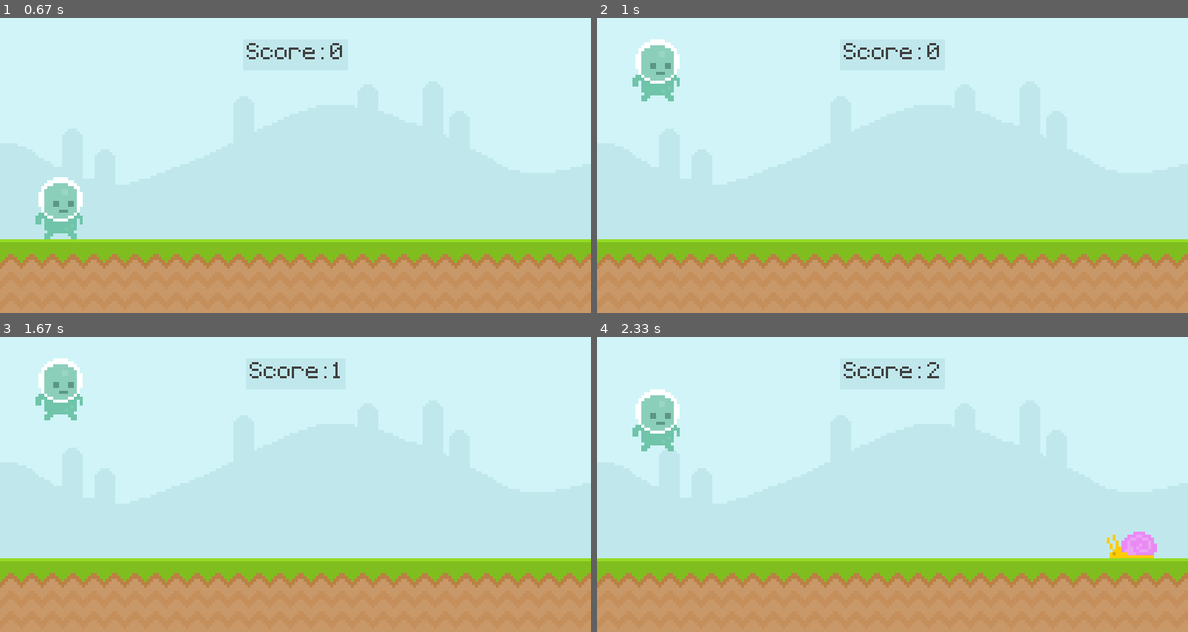
Above: before the commit, frames 1-4 (two rows, left to right).
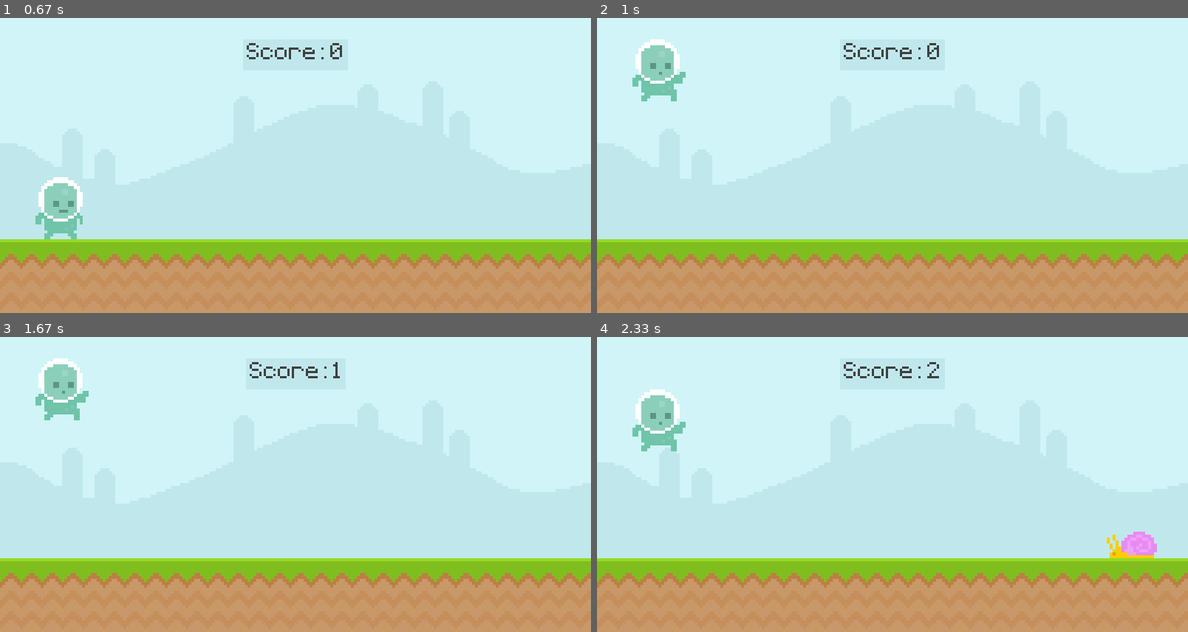
Above: after the commit, the same moments.

Repository: juliettetripier/Pygame-Practice-1
Game: pygame game, started from code/main.py
Same seed, same stepped clock (60 frames per second), same inputs: the game is played once before the commit and once after it.
Inputs (mouse positions are in pixels of both pictures, inside the frame that each line leads up to):
- Up to frame 1 (0.67 s): tap Space at 0.33 s
- Up to frame 2 (1 s): click (656, 206) at 0.72 s
- Up to frame 3 (1.67 s): click (384, 381) at 1.05 s; click (59, 525) at 1.38 s
- Up to frame 4 (2.33 s): tap Space at 2.17 s

Frame 1 is identical in both runs. In frame 2, 0.1% of the frame differs, in the area x 10-15%, y 18-29%; in frame 3, 0.1%; in frame 4, 0.1%.

Commit message:
Added player animations

Diff:
--- a/code/main.py
+++ b/code/main.py
@@ -1,6 +1,7 @@
-import pygame, sys
+import pygame
+import sys
 from random import randint
-from settings import *
+from settings import width, height, fps
 
 
 class Game:
@@ -33,6 +34,17 @@
                     return False
         return True
 
+    def player_animation(self):
+        # play walking animation if character is on floor
+        # display jump surface when player is not on floor
+        if self.player_rect.bottom < 300:
+            self.player_surface = self.player_jump
+        else:
+            self.player_index += 0.1
+            if self.player_index >= len(self.player_walk):
+                self.player_index = 0
+            self.player_surface = self.player_walk[int(self.player_index)]
+
     def __init__(self):
 
         pygame.init() #starts pygame
@@ -54,12 +66,30 @@
         self.ground_surface = pygame.image.load('../graphics/ground.png').convert()
 
         # Obstacles
-        self.snail_surface = pygame.image.load('../graphics/snail/snail1.png').convert_alpha()
-        self.fly_surface = pygame.image.load('../graphics/fly/fly1.png').convert_alpha()
+        # Snail
+        self.snail_frame_1 = pygame.image.load('../graphics/snail/snail1.png').convert_alpha()
+        self.snail_frame_2 = pygame.image.load('../graphics/snail/snail2.png').convert_alpha()
+        self.snail_frames = [self.snail_frame_1, self.snail_frame_2]
+        self.snail_frame_index = 0
+        self.snail_surface = self.snail_frames[self.snail_frame_index]
+
+        # Fly
+        self.fly_frame_1 = pygame.image.load('../graphics/fly/fly1.png').convert_alpha()
+        self.fly_frame_2 = pygame.image.load('../graphics/fly/fly2.png').convert_alpha()
+        self.fly_frames = [self.fly_frame_1, self.fly_frame_2]
+        self.fly_frame_index = 0
+        self.fly_surface = self.fly_frames[self.fly_frame_index]
+
         self.obstacle_rect_list = []
 
-        self.player_surface = pygame.image.load('../graphics/player/player_walk_1.png').convert_alpha()
-        #set up the player rectangle using get_rect() to draw a rectangle around the surface
+        # Player
+        self.player_walk_1 = pygame.image.load('../graphics/player/player_walk_1.png').convert_alpha()
+        self.player_walk_2 = pygame.image.load('../graphics/player/player_walk_2.png').convert_alpha()
+        self.player_walk = [self.player_walk_1,self.player_walk_2]
+        self.player_index = 0
+        self.player_jump = pygame.image.load('../graphics/player/jump.png').convert_alpha()
+
+        self.player_surface = self.player_walk[self.player_index]
         self.player_rect = self.player_surface.get_rect(midbottom = (80,300))
         self.player_gravity = 0
 
@@ -124,6 +154,7 @@
                 self.player_rect.y += self.player_gravity
                 if self.player_rect.bottom >= 300:
                     self.player_rect.bottom = 300
+                self.player_animation()
                 self.screen.blit(self.player_surface, self.player_rect)
 
                 # Obstacle Movement
@@ -137,6 +168,9 @@
                 self.screen.fill((94, 129, 162))
                 self.screen.blit(self.player_stand, self.player_stand_rect)
                 self.obstacle_rect_list.clear()
+                self.player_rect.midbottom = (80,300)
+                self.player_gravity = 0
+
                 self.screen.blit(self.game_name, self.game_name_rect)
                 score_message = self.test_font.render(f'Your score: {self.score}', False, (111,196,169))
                 score_message_rect = score_message.get_rect(center = (400,330))
